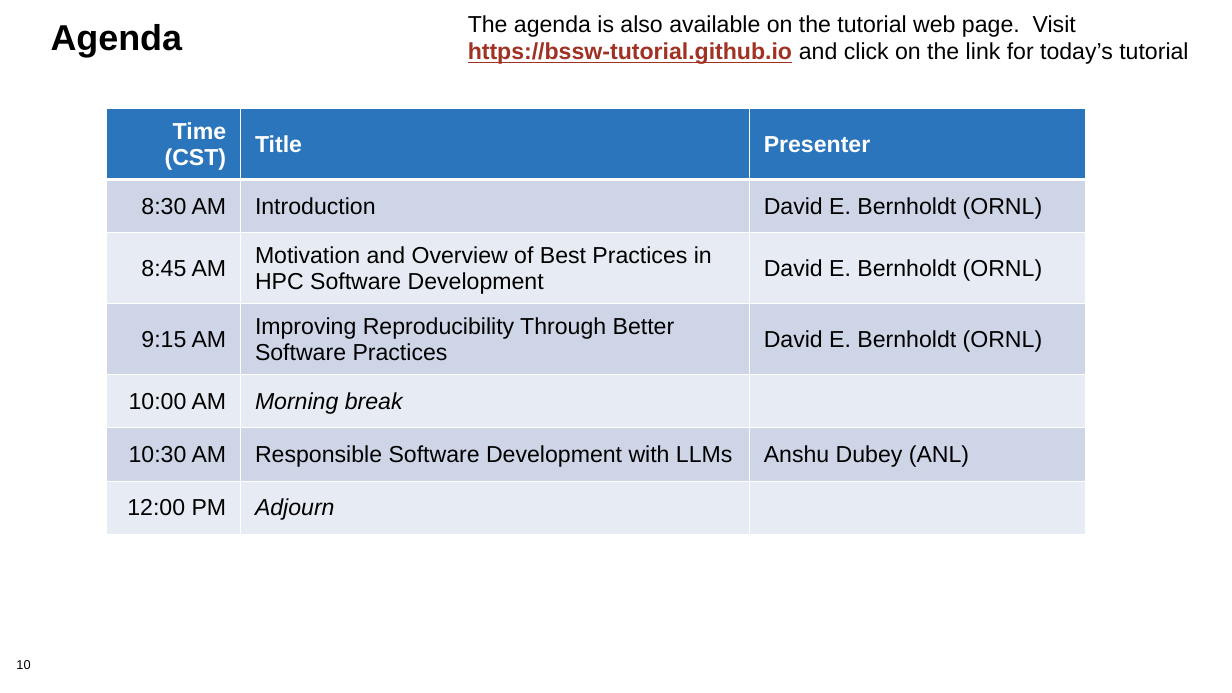
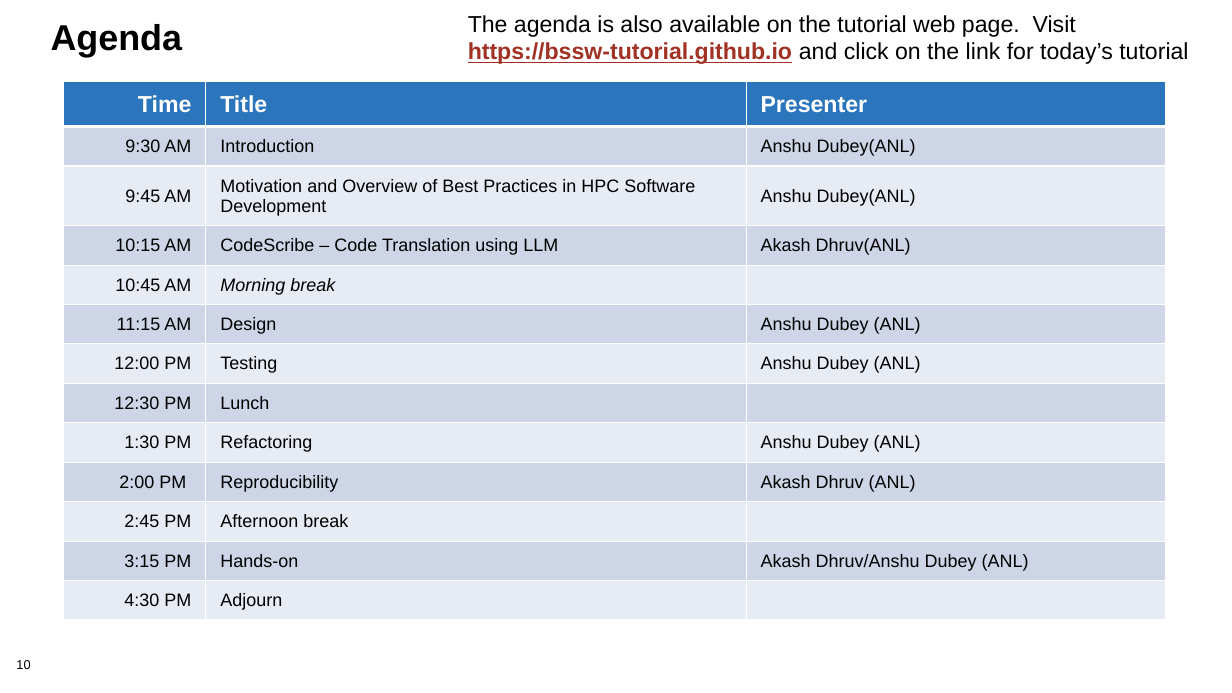
Before and after one commit to bssw-tutorial/presentations, a slide deck: slide 10 of intro.pptx. Drawn at 1232x693 pixels with LibreOffice and Linux fonts; fonts in the diff are those of the drawing. Boxes give left, top, right and bottom in pixels: in the first picture for what was removed or moved away, otherwise in the second. Text is boxed around its words. In the diff, an @@ line names an element or a change of style, - is before the commit and + after.

```diff
--- a/intro.pptx
+++ b/intro.pptx
@@ table at box(63, 81, 1165, 640) @@
-row 1: Time (CST) | Title | Presenter
-row 2: 8:30 AM | Introduction | David E. Bernholdt (ORNL)
-row 3: 8:45 AM | Motivation and Overview of Best Practices in HPC Software Development | David E. Bernholdt (ORNL)
-row 4: 9:15 AM | Improving Reproducibility Through Better Software Practices | David E. Bernholdt (ORNL)
-row 5: 10:00 AM | Morning break | 
-row 6: 10:30 AM | Responsible Software Development with LLMs | Anshu Dubey (ANL)
-row 7: 12:00 PM | Adjourn | 
+row 1: Time | Title | Presenter
+row 2: 9:30 AM | Introduction | Anshu Dubey(ANL)
+row 3: 9:45 AM | Motivation and Overview of Best Practices in HPC Software Development | Anshu Dubey(ANL)
+row 4: 10:15 AM | CodeScribe – Code Translation using LLM | Akash Dhruv(ANL)
+row 5: 10:45 AM | Morning break | 
+row 6: 11:15 AM | Design | Anshu Dubey (ANL)
+row 7: 12:00 PM | Testing | Anshu Dubey (ANL)
+row 8: 12:30 PM | Lunch | 
+row 9: 1:30 PM | Refactoring | Anshu Dubey (ANL)
+row 10: 2:00 PM | Reproducibility | Akash Dhruv (ANL)
+row 11: 2:45 PM | Afternoon break | 
+row 12: 3:15 PM | Hands-on | Akash Dhruv/Anshu Dubey (ANL)
+row 13: 4:30 PM | Adjourn | 
@@ table: place and size @@
-table at box(106, 109, 1085, 546)
+table at box(63, 81, 1165, 640)
```
Also in this commit, not shown: 3 other slides changed, 3 other files.
